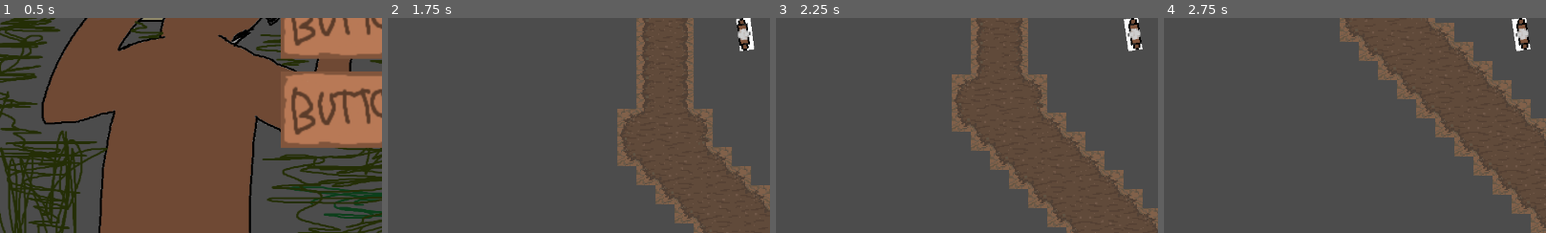
Above: before the commit, frames 1-4 (left to right).
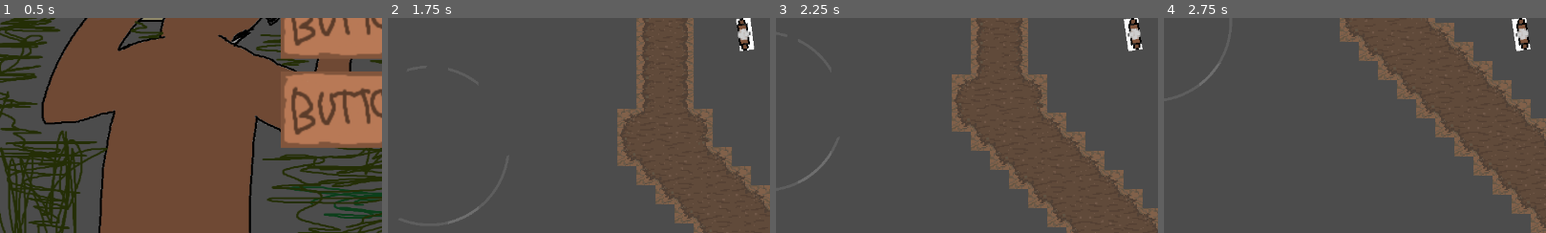
Above: after the commit, the same moments.

Repository: aleziz01/StalkerGame
Game: Godot game, scene res://scenes/main_menu.tscn
Two runs of this game, one before a commit and one after it. Both use one fixed random seed, a clock stepped at 60 frames per second and the inputs below.
Inputs (mouse positions are % of the whole screen's width and height, from its top left):
- Up to frame 1 (0.5 s): no input
- Up to frame 2 (1.75 s): click (50, 47) at 0.5 s; tap Enter at 1.25 s; move the mouse to (72, 45) at 1.27 s; press the mouse at (72, 45) at 1.28 s; hold D (right) from 1.28 s (still down)
- Up to frame 3 (2.25 s): move the mouse to (30, 55) at 2.02 s; release D (right) at 2.03 s; release the mouse at (30, 55) at 2.03 s; hold S (down) from 2.03 s (still down); click (30, 55) at 2.1 s
- Up to frame 4 (2.75 s): keep holding S (down)
The pictures show only the part of the screen within x 3-53%, y 46-96%; the shares and areas given below are measured in that part.

Frame 1 is identical in both runs. In frame 2, 0.1% of the frame differs, in the area x 15-24%, y 87-96%; in frame 3, 0.1%, in the area x 5-15%, y 61-77%; in frame 4, less than 0.1%.

Commit message:
designed the air anomaly

Diff:
--- /dev/null
+++ b/scenes/anomaly.tscn
@@ -0,0 +1,114 @@
+[gd_scene load_steps=14 format=3 uid="uid://d05xq7y0dmevf"]
+
+[ext_resource type="Script" uid="uid://bb5eup55q0iw8" path="res://scripts/anomaly.gd" id="1_nacbu"]
+[ext_resource type="AudioStream" uid="uid://ddh02cu0oh5k3" path="res://music/stalkerish_song.mp3" id="2_3fuoq"]
+
+[sub_resource type="CircleShape2D" id="CircleShape2D_3fuoq"]
+radius = 126.09917
+
+[sub_resource type="Gradient" id="Gradient_c5mn1"]
+offsets = PackedFloat32Array(0, 0.26415095, 0.4716981)
+colors = PackedColorArray(1, 1, 1, 0, 1, 1, 1, 0.2, 1, 1, 1, 0)
+
+[sub_resource type="GradientTexture1D" id="GradientTexture1D_vbxgc"]
+gradient = SubResource("Gradient_c5mn1")
+
+[sub_resource type="ParticleProcessMaterial" id="ParticleProcessMaterial_nacbu"]
+particle_flag_disable_z = true
+emission_shape = 6
+emission_ring_axis = Vector3(0, 0, 1)
+emission_ring_height = 1.0
+emission_ring_radius = 170.0
+emission_ring_inner_radius = 0.0
+emission_ring_cone_angle = 90.0
+angle_min = 1.0728835e-05
+angle_max = 360.00003
+direction = Vector3(0, 0, 0)
+orbit_velocity_min = 1.0000001
+orbit_velocity_max = 1.0000001
+radial_velocity_min = -60.000023
+radial_velocity_max = -60.000023
+gravity = Vector3(0, 0, 0)
+scale_min = 3.0
+scale_max = 5.0
+color_ramp = SubResource("GradientTexture1D_vbxgc")
+
+[sub_resource type="Shader" id="Shader_3fuoq"]
+code = "shader_type canvas_item;
+uniform float offset;
+void fragment() {
+	vec4 color=vec4(0,0,0,0);
+	vec4 initColor=texture(TEXTURE,UV);
+
+	if (initColor.a!=0.0 && sqrt(((UV.x-0.5)*(UV.x-0.5))+((UV.y-0.5)*(UV.y-0.5)))<=0.3 &&
+	 sqrt(((UV.x-0.5)*(UV.x-0.5))+((UV.y-0.5)*(UV.y-0.5)))>=0.29 && UV.x>=abs(sin((TIME+offset)*0.2)/1.2) && UV.x<=abs(sin((TIME+offset)*0.2)/1.0))
+		color=vec4(1,1,1,0.1);
+	COLOR=color;
+}
+"
+
+[sub_resource type="ShaderMaterial" id="ShaderMaterial_vbxgc"]
+shader = SubResource("Shader_3fuoq")
+shader_parameter/offset = 0.0
+
+[sub_resource type="Gradient" id="Gradient_wb5a3"]
+colors = PackedColorArray(1, 1, 1, 1, 1, 1, 1, 0)
+
+[sub_resource type="GradientTexture2D" id="GradientTexture2D_dkbf3"]
+gradient = SubResource("Gradient_wb5a3")
+fill = 1
+fill_from = Vector2(0.5, 0.5)
+fill_to = Vector2(0.77102804, 0.20560747)
+
+[sub_resource type="ShaderMaterial" id="ShaderMaterial_c5mn1"]
+shader = SubResource("Shader_3fuoq")
+shader_parameter/offset = 2.0
+
+[sub_resource type="GradientTexture2D" id="GradientTexture2D_vbxgc"]
+gradient = SubResource("Gradient_wb5a3")
+fill = 1
+fill_from = Vector2(0.5, 0.5)
+fill_to = Vector2(0.77102804, 0.20560747)
+
+[sub_resource type="ShaderMaterial" id="ShaderMaterial_wb5a3"]
+shader = SubResource("Shader_3fuoq")
+shader_parameter/offset = 3.0
+
+[node name="Anomaly" type="Node2D"]
+script = ExtResource("1_nacbu")
+
+[node name="Area2D" type="Area2D" parent="."]
+
+[node name="CollisionShape2D" type="CollisionShape2D" parent="Area2D"]
+shape = SubResource("CircleShape2D_3fuoq")
+
+[node name="Timer" type="Timer" parent="."]
+wait_time = 5.0
+
+[node name="AttackParticles" type="GPUParticles2D" parent="."]
+emitting = false
+amount = 128
+lifetime = 3.0
+speed_scale = 1.5
+explosiveness = 0.3
+process_material = SubResource("ParticleProcessMaterial_nacbu")
+
+[node name="PassiveParticle" type="Sprite2D" parent="."]
+material = SubResource("ShaderMaterial_vbxgc")
+rotation = 0.5235988
+scale = Vector2(7.005, 7.005)
+texture = SubResource("GradientTexture2D_dkbf3")
+
+[node name="PassiveParticle2" type="Sprite2D" parent="."]
+material = SubResource("ShaderMaterial_c5mn1")
+scale = Vector2(7.005, 7.005)
+texture = SubResource("GradientTexture2D_vbxgc")
+
+[node name="PassiveParticle3" type="Sprite2D" parent="."]
+material = SubResource("ShaderMaterial_wb5a3")
+rotation = 1.0471976
+scale = Vector2(7.0049996, 7.0049996)
+texture = SubResource("GradientTexture2D_dkbf3")
+
+[node name="AudioStreamPlayer2D" type="AudioStreamPlayer2D" parent="."]
+stream = ExtResource("2_3fuoq")
--- a/scenes/zaton.tscn
+++ b/scenes/zaton.tscn
@@ -1,9 +1,10 @@
-[gd_scene load_steps=8 format=4 uid="uid://dr517x6at2us1"]
+[gd_scene load_steps=9 format=4 uid="uid://dr517x6at2us1"]
 
 [ext_resource type="Script" uid="uid://5axhdoxvaqw" path="res://scripts/level.gd" id="1_i3vp2"]
 [ext_resource type="Texture2D" uid="uid://bakfljps2mq5x" path="res://art/dirt_tileset.png" id="1_ly3kb"]
 [ext_resource type="PackedScene" uid="uid://cpwfmyq247w5p" path="res://scenes/zombie.tscn" id="3_orsbr"]
 [ext_resource type="PackedScene" uid="uid://dg6e7ehmdmte6" path="res://scenes/mutant.tscn" id="4_fnx7q"]
+[ext_resource type="PackedScene" uid="uid://d05xq7y0dmevf" path="res://scenes/anomaly.tscn" id="5_fnx7q"]
 
 [sub_resource type="TileSetAtlasSource" id="TileSetAtlasSource_i3vp2"]
 texture = ExtResource("1_ly3kb")
@@ -99,3 +100,6 @@
 [node name="CollisionShape2D" type="CollisionShape2D" parent="EndPoint"]
 position = Vector2(-2.5, 0.5)
 shape = SubResource("RectangleShape2D_orsbr")
+
+[node name="Anomaly" parent="." instance=ExtResource("5_fnx7q")]
+position = Vector2(-411, -34)
--- /dev/null
+++ b/scripts/anomaly.gd
@@ -0,0 +1 @@
+extends Node2D
--- /dev/null
+++ b/shaders/anomaly.gdshader
@@ -0,0 +1,11 @@
+shader_type canvas_item;
+uniform float offset;
+void fragment() {
+	vec4 color=vec4(0,0,0,0);
+	vec4 initColor=texture(TEXTURE,UV);
+
+	if (initColor.a!=0.0 && sqrt(((UV.x-0.5)*(UV.x-0.5))+((UV.y-0.5)*(UV.y-0.5)))<=0.3 &&
+	 sqrt(((UV.x-0.5)*(UV.x-0.5))+((UV.y-0.5)*(UV.y-0.5)))>=0.29 && UV.x>=abs(sin((TIME+offset)*0.2)/1.2) && UV.x<=abs(sin((TIME+offset)*0.2)/1.1))
+		color=vec4(1,1,1,0.5);
+	COLOR=color;
+}
Not shown, added: scripts/anomaly.gd.uid
Not shown, added: shaders/anomaly.gdshader.uid
Not shown, added: scenes/anomaly.tscn2526697806.tmp
